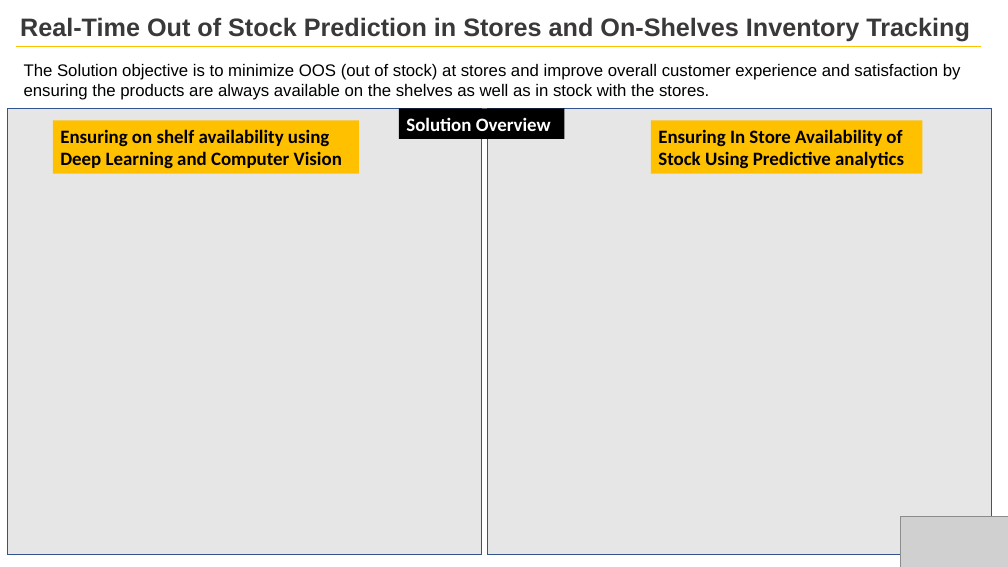
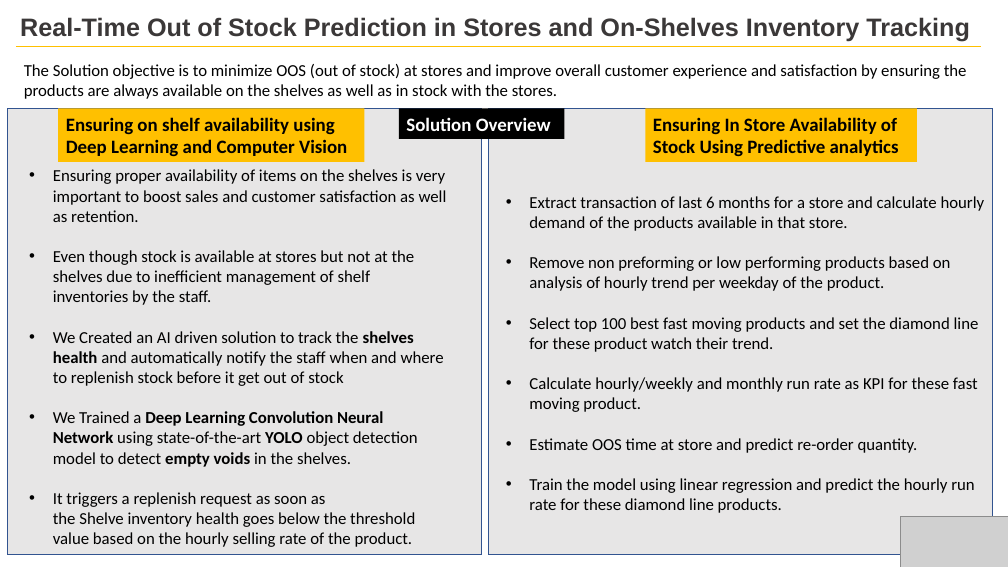
Before and after one commit to ankitnamdeo34/hackerearth_p-g, a slide deck: slide 1 of real_time_shelf_tracking/void_detect/P_n_G.pptx. Drawn at 1008x567 pixels with LibreOffice and Linux fonts; fonts in the diff are those of the drawing; grey boxes stand for pictures. Boxes give left, top, right and bottom in pixels: in the first picture for what was removed or moved away, otherwise in the second. Text is boxed around its words. In the diff, an @@ line names an element or a change of style, - is before the commit and + after.

Commit message:
Add files via upload
ppt updated

```diff
--- a/real_time_shelf_tracking/void_detect/P_n_G.pptx
+++ b/real_time_shelf_tracking/void_detect/P_n_G.pptx
@@ text "The Solution objective is to ..." at box(24, 64, 967, 99): font Arial to Calibri @@
@@ rectangle "Ensuring on shelf availability using ...": place and size @@
-rectangle "Ensuring on shelf availability using ..." at box(53, 120, 359, 174)
+rectangle "Ensuring on shelf availability using ..." at box(58, 108, 364, 162)
@@ rectangle "Ensuring In Store Availability of ...": place and size @@
-rectangle "Ensuring In Store Availability of ..." at box(651, 120, 923, 174)
+rectangle "Ensuring In Store Availability of ..." at box(646, 108, 917, 162)
@@ text added at box(53, 169, 447, 547), 16 pt, text #000000 @@
+• Ensuring proper availability of items on the shelves is very important to boost sales and customer satisfaction as well as retention.
+• Even though stock is available at stores but not at the shelves due to inefficient management of shelf inventories by the staff.
+• We Created an AI driven solution to track the shelves health and automatically notify the staff when and where to replenish stock before it get out of stock
+• We Trained a Deep Learning Convolution Neural Network using state-of-the-art YOLO object detection model to detect empty voids in the shelves.
+• It triggers a replenish request as soon as the Shelve inventory health goes below the threshold value based on the hourly selling rate of the product.
@@ text added at box(529, 196, 985, 513), 16 pt, text #000000 @@
+• Extract transaction of last 6 months for a store and calculate hourly demand of the products available in that store.
+• Remove non preforming or low performing products based on analysis of hourly trend per weekday of the product.
+• Select top 100 best fast moving products and set the diamond line for these product watch their trend.
+• Calculate hourly/weekly and monthly run rate as KPI for these fast moving product.
+• Estimate OOS time at store and predict re-order quantity.
+• Train the model using linear regression and predict the hourly run rate for these diamond line products.
```
Also in this commit, not shown: 1 other slide changed, 3 slides added, 2 slides removed.
